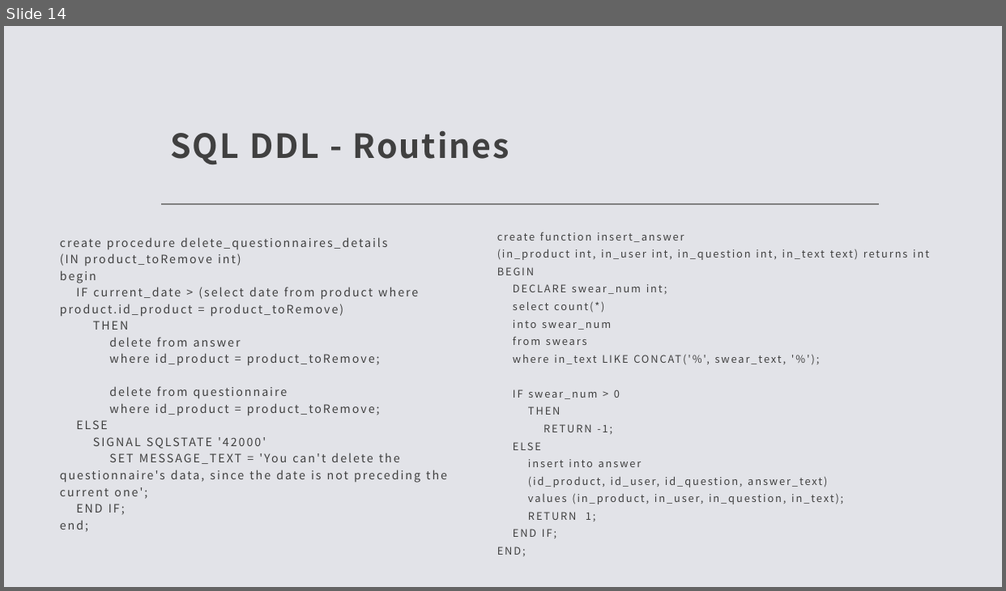
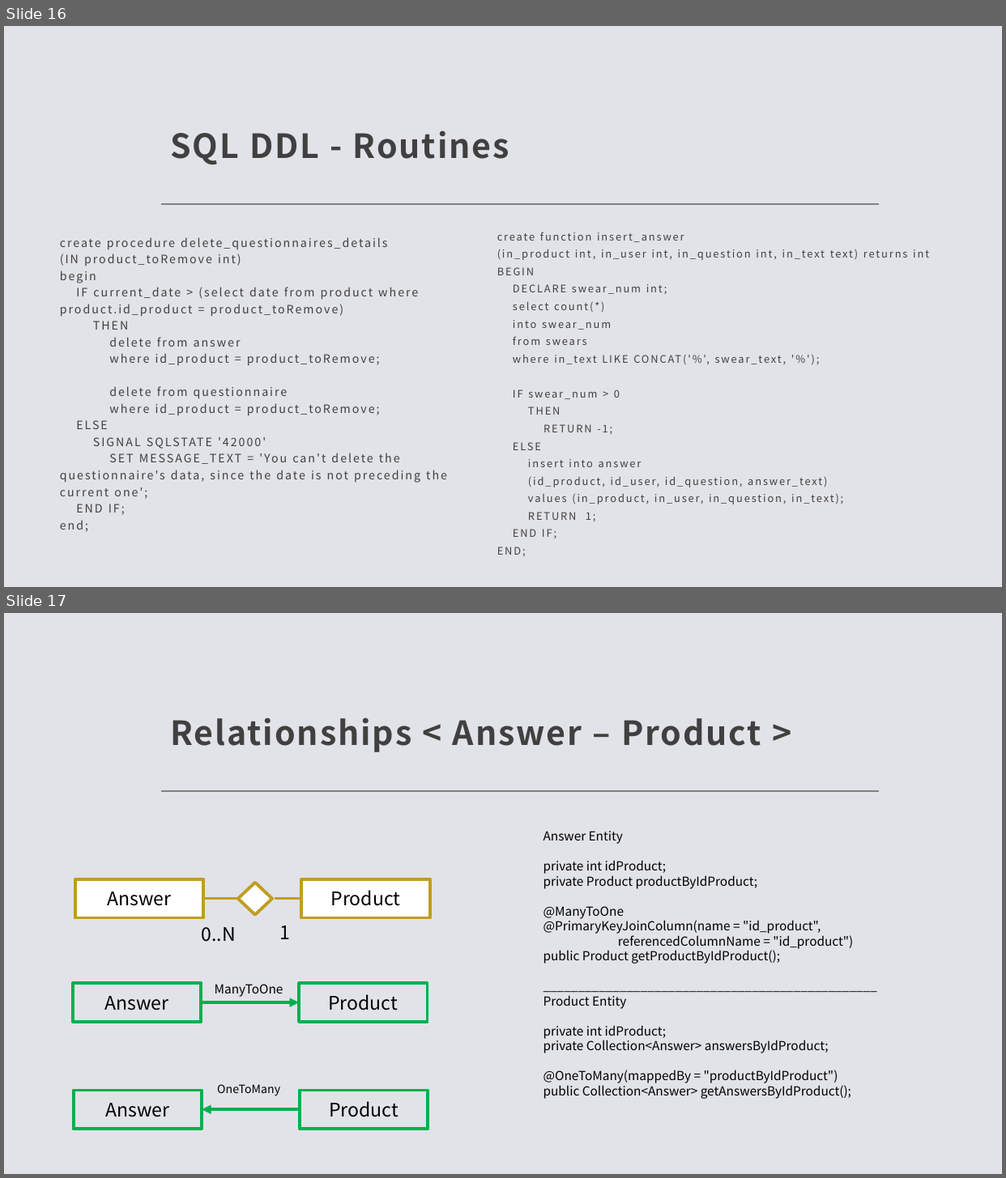
Before and after one commit to FPuoti255/GamifiedMarket, a slide deck: src/main/resources/PPTX/Gamified Market.pptx. Shown one above the other, each under a label of ours: slide 14 before the commit, slides 16 and 17 after it. The pictures are 1006x591 and 1006x1178 pixels, drawn with LibreOffice and Linux fonts; fonts in the diff are those of the drawing. Boxes give left, top, right and bottom in pixels: in the first picture for what was removed or moved away, otherwise in the second. Text is boxed around its words. In the diff, an @@ line names an element or a change of style, - is before the commit and + after.

```diff
--- a/src/main/resources/PPTX/Gamified Market.pptx
+++ b/src/main/resources/PPTX/Gamified Market.pptx
@@ slide 17 added at [4, 613, 1002, 1174], background #E2E3E8; not listed: 1 template element that a slide beside it also shows @@
@@ title added at [170, 717, 761, 752], 32 pt, text #404040, bold @@
+Relationships < Answer – Product >
@@ text added at [543, 831, 853, 1099], 12 pt, text #000000 @@
+Answer Entity
+private int idProduct;
+private Product productByIdProduct;
+@ManyToOne
+@PrimaryKeyJoinColumn(name = "id_product",
+referencedColumnName = "id_product")
+public Product getProductByIdProduct();
+________________________________________________
+Product Entity
+private int idProduct;
+private Collection<Answer> answersByIdProduct;
+@OneToMany(mappedBy = "productByIdProduct")
+public Collection<Answer> getAnswersByIdProduct();
@@ rectangle added at [75, 879, 204, 918], fill #FFFFFF, outline #BF9D22 3 pt, 18 pt, text #000000 @@
+Answer
@@ rectangle added at [301, 879, 430, 918], fill #FFFFFF, outline #BF9D22 3 pt, 18 pt, text #000000 @@
+Product
@@ line added from (238, 899) to (204, 899), #BF9D22 2.25 pt @@
@@ diamond added at [238, 883, 272, 915], fill #FFFFFF, outline #BF9D22 3 pt @@
@@ line added from (301, 899) to (275, 899), #BF9D22 2.25 pt @@
@@ text added at [201, 927, 235, 942], 18 pt, text #000000 @@
+0..N
@@ text added at [279, 926, 290, 939], 18 pt, text #000000 @@
+1
@@ rectangle added at [73, 983, 202, 1023], outline #00B050 3 pt, 18 pt, text #000000 @@
+Answer
@@ text added at [215, 984, 283, 997], 12 pt, text #000000 @@
+ManyToOne
@@ rectangle added at [299, 983, 428, 1023], outline #00B050 3 pt, 18 pt, text #000000 @@
+Product
@@ arrow added from (201, 1003) to (299, 1003), #00B050 3 pt @@
@@ rectangle added at [74, 1091, 202, 1130], outline #00B050 3 pt, 18 pt, text #000000 @@
+Answer
@@ text added at [217, 1084, 280, 1097], 11 pt, text #000000 @@
+OneToMany
@@ rectangle added at [300, 1091, 428, 1130], outline #00B050 3 pt, 18 pt, text #000000 @@
+Product
@@ arrow added from (300, 1110) to (202, 1110), #00B050 3 pt @@
@@ what was slide 14 is now slide 16 @@
```
Also in this commit, not shown: 1 slide changed, 3 other slides added, 1 slide removed.
